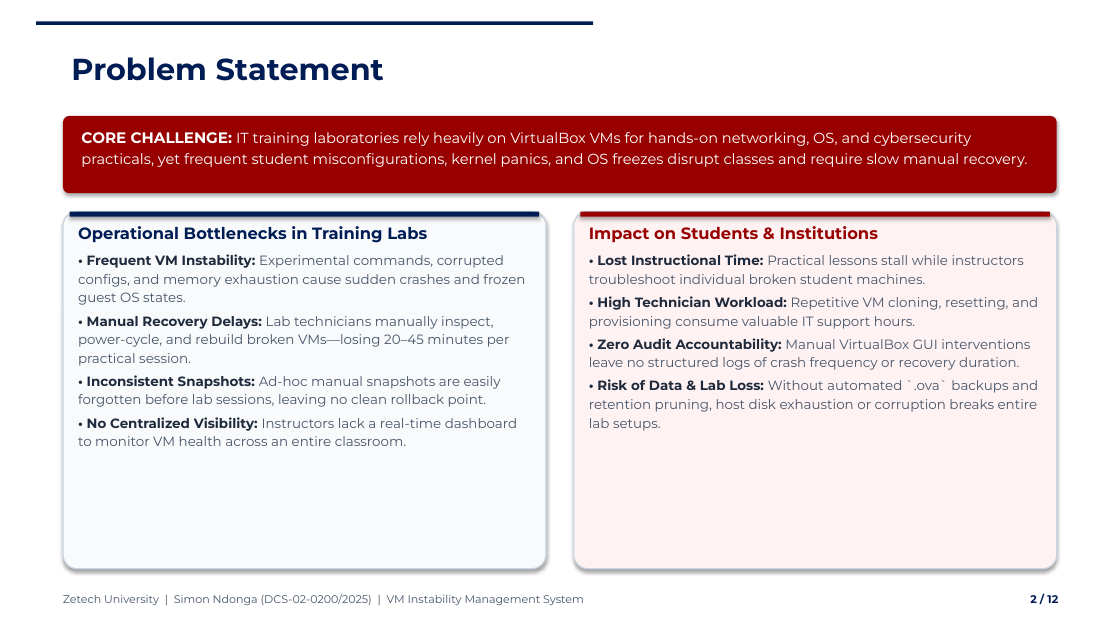
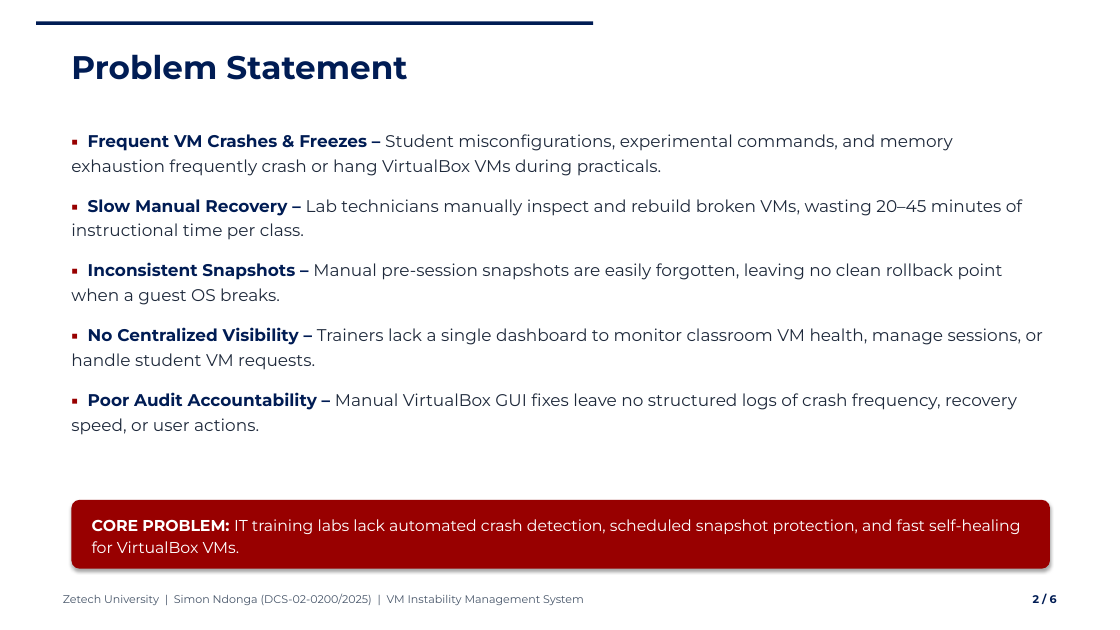
Before and after one commit to nomadspecter/vmrecovery, a slide deck: slide 2 of Milestones/Project_Presentation_SimonNdonga.pptx. Drawn at 1120x630 pixels with LibreOffice and Linux fonts; fonts in the diff are those of the drawing; background and template pictures are left out. Boxes give left, top, right and bottom in pixels: in the first picture for what was removed or moved away, otherwise in the second. Text is boxed around its words. In the diff, an @@ line names an element or a change of style, - is before the commit and + after.

Commit message:
Streamline Zetech project defense presentation to concise 6-slide format

```diff
--- a/Milestones/Project_Presentation_SimonNdonga.pptx
+++ b/Milestones/Project_Presentation_SimonNdonga.pptx
@@ title "Problem Statement" at bbox=[71, 54, 407, 80]: size 26 to 28 pt @@
@@ text at bbox=[71, 134, 1043, 435]: text changed; size 11.5 to 14.5 pt; text colour #475569 to #1E293B @@
-Operational Bottlenecks in Training Labs
-• Frequent VM Instability: Experimental commands, corrupted configs, and memory exhaustion cause sudden crashes and frozen guest OS states.
-• Manual Recovery Delays: Lab technicians manually inspect, power-cycle, and rebuild broken VMs—losing 20–45 minutes per practical session.
-• Inconsistent Snapshots: Ad-hoc manual snapshots are easily forgotten before lab sessions, leaving no clean rollback point.
-• No Centralized Visibility: Instructors lack a real-time dashboard to monitor VM health across an entire classroom.
+▪ Frequent VM Crashes & Freezes – Student misconfigurations, experimental commands, and memory exhaustion frequently crash or hang VirtualBox VMs during practicals.
+▪ Slow Manual Recovery – Lab technicians manually inspect and rebuild broken VMs, wasting 20–45 minutes of instructional time per class.
+▪ Inconsistent Snapshots – Manual pre-session snapshots are easily forgotten, leaving no clean rollback point when a guest OS breaks.
+▪ No Centralized Visibility – Trainers lack a single dashboard to monitor classroom VM health, manage sessions, or handle student VM requests.
+▪ Poor Audit Accountability – Manual VirtualBox GUI fixes leave no structured logs of crash frequency, recovery speed, or user actions.
@@ text removed at bbox=[81, 132, 1027, 167] @@
-CORE CHALLENGE: IT training laboratories rely heavily on VirtualBox VMs for hands-on networking, OS, and cybersecurity practicals, yet frequent student misconfigurations, kernel panics, and OS freezes disrupt classes and require slow manual recovery.
@@ rounded rectangle removed at bbox=[63, 212, 546, 569] @@
@@ rectangle removed at bbox=[70, 212, 539, 217] @@
@@ rounded rectangle removed at bbox=[574, 212, 1057, 569] @@
@@ rectangle removed at bbox=[581, 212, 1050, 217] @@
@@ text removed at bbox=[589, 226, 1038, 431] @@
-Impact on Students & Institutions
-• Lost Instructional Time: Practical lessons stall while instructors troubleshoot individual broken student machines.
-• High Technician Workload: Repetitive VM cloning, resetting, and provisioning consume valuable IT support hours.
-• Zero Audit Accountability: Manual VirtualBox GUI interventions leave no structured logs of crash frequency or recovery duration.
-• Risk of Data & Lab Loss: Without automated `.ova` backups and retention pruning, host disk exhaustion or corruption breaks entire lab setups.
@@ rounded rectangle: place and size @@
-rounded rectangle at bbox=[63, 116, 1057, 193]
+rounded rectangle at bbox=[71, 500, 1050, 569]
@@ rounded rectangle at bbox=[71, 500, 1050, 569]: proportions changed @@
@@ text added at bbox=[92, 519, 1020, 553], 13.5 pt, text #FFFFFF @@
+CORE PROBLEM: IT training labs lack automated crash detection, scheduled snapshot protection, and fast self-healing for VirtualBox VMs.
@@ text at bbox=[1033, 595, 1057, 603]: text changed @@
-2 / 12
+2 / 6
```
Also in this commit, not shown: 3 other slides changed, 1 slide added, 7 slides removed, 1 other file.
